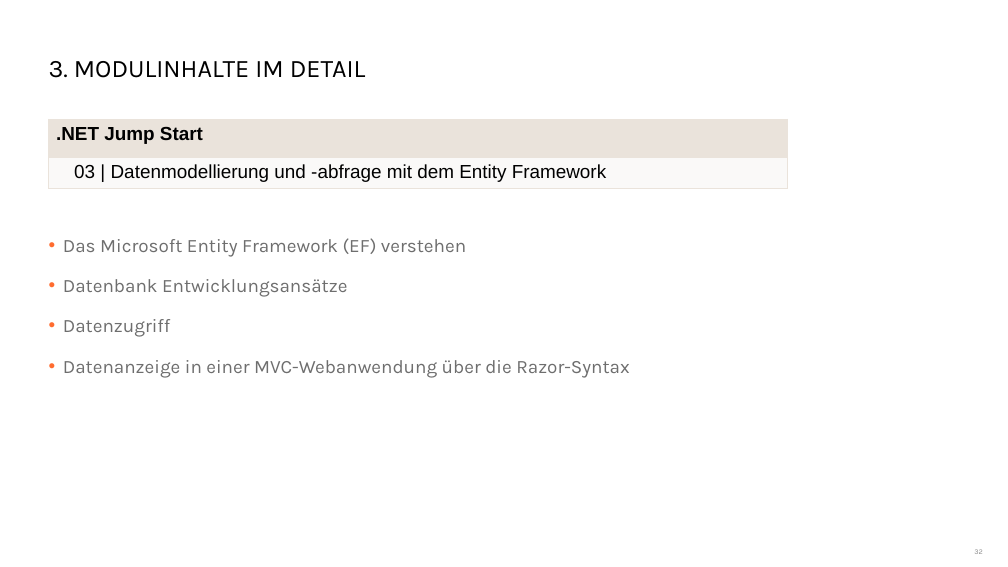
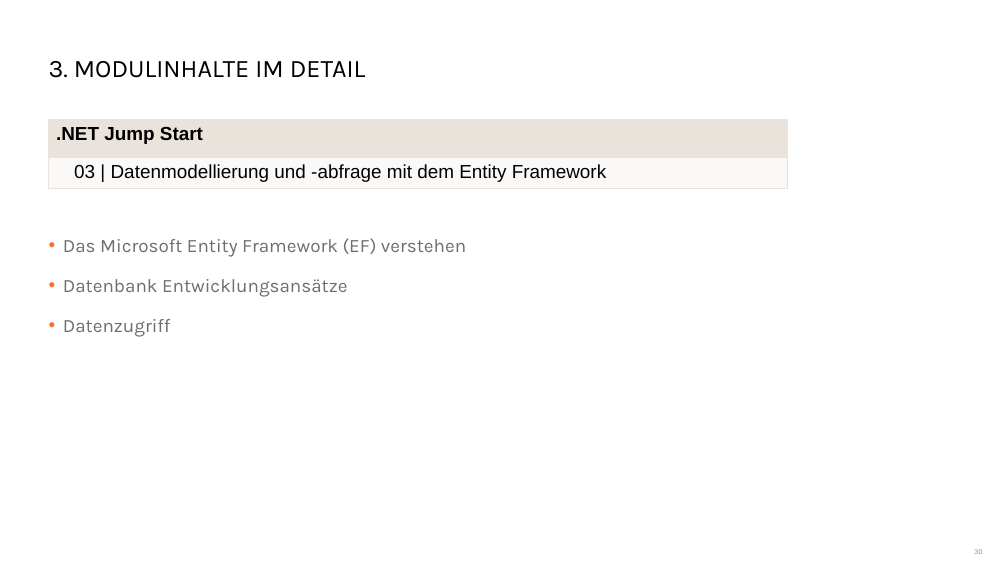
Before and after one commit to danielbeckmann/DotNETJumpStart, a slide deck: slide 30 of 01. Überblick/Überblick Workshop.pptx (slide 32 before the commit). Drawn at 1008x567 pixels with LibreOffice and Linux fonts; fonts in the diff are those of the drawing; background and template pictures are left out. Boxes give left, top, right and bottom in pixels: in the first picture for what was removed or moved away, otherwise in the second. Text is boxed around its words. In the diff, an @@ line names an element or a change of style, - is before the commit and + after.

Commit message:
small changes

```diff
--- a/01. Überblick/Überblick Workshop.pptx
+++ b/01. Überblick/Überblick Workshop.pptx
@@ text at (x1=63, y1=360, x2=629, y2=378): paragraph removed @@
-• Datenanzeige in einer MVC-Webanwendung über die Razor-Syntax
```
Also in this commit, not shown: 4 other slides changed, 1 slide added, 3 slides removed.
